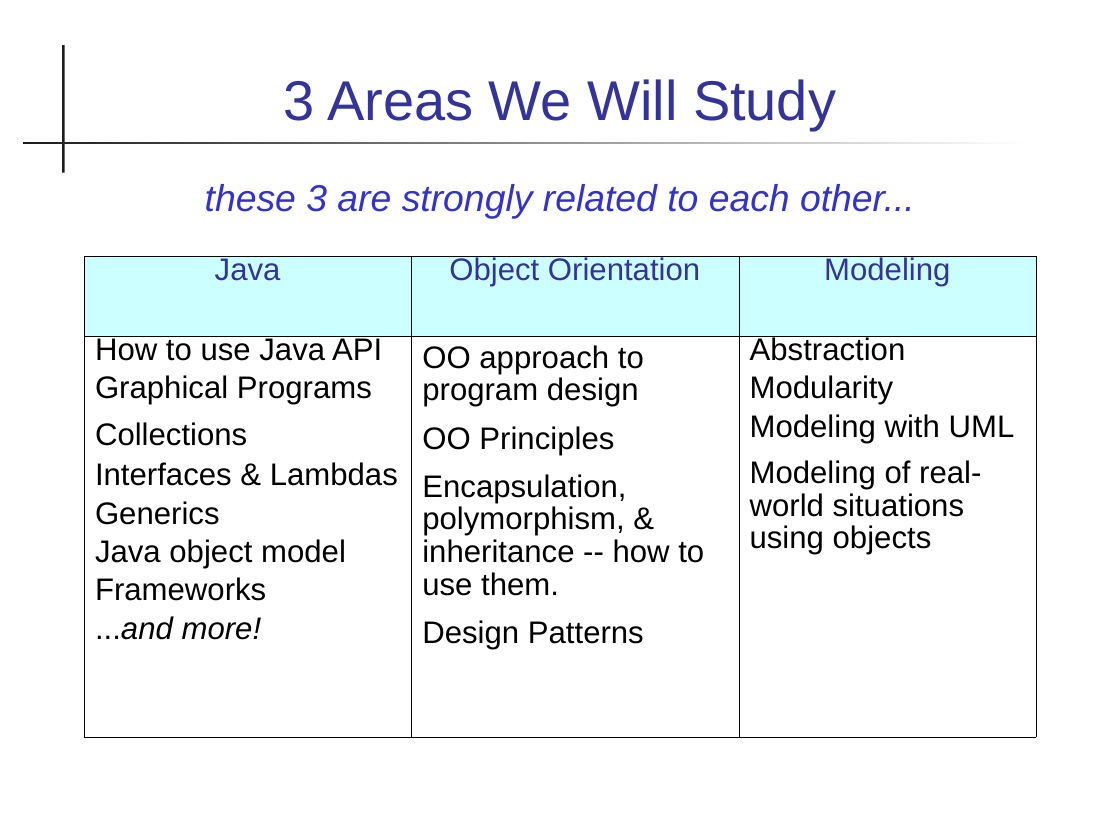
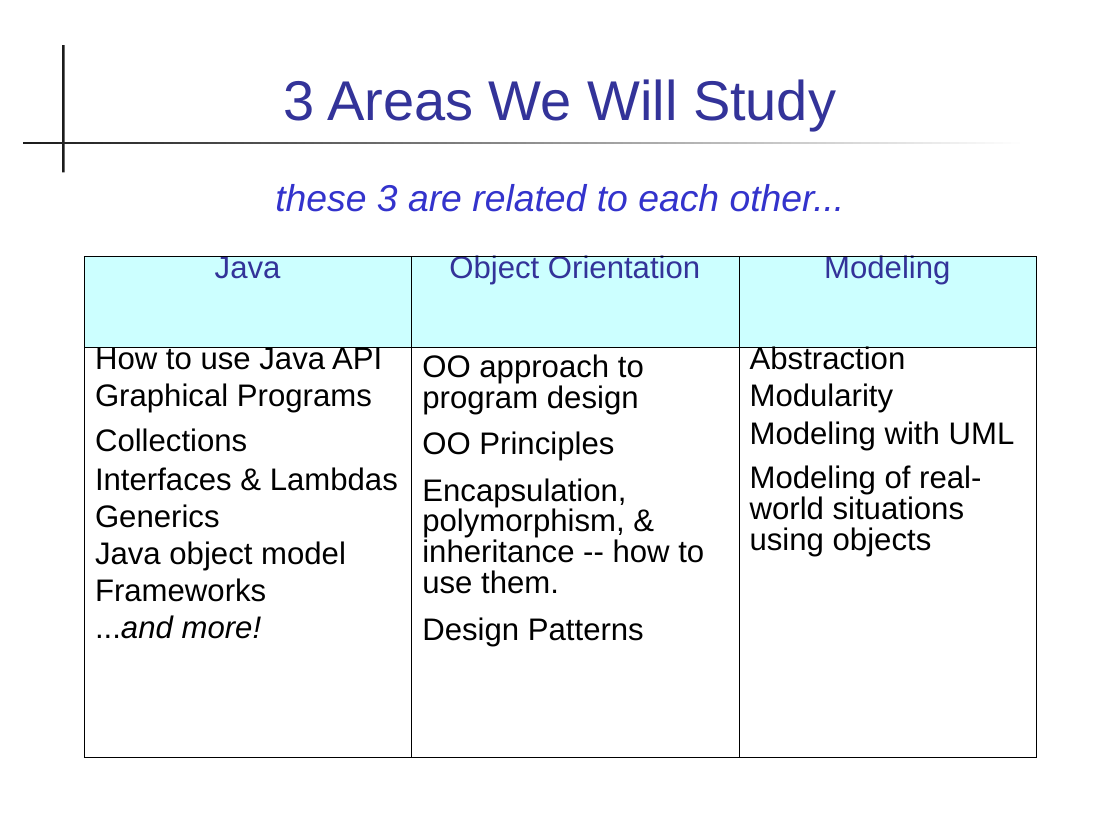
Before and after one commit to skeoop/skeoop.github.io, a slide deck: slide 4 of week1/0a-Introduction-to-Course.ppt. Drawn at 1120x840 pixels with LibreOffice and Linux fonts; fonts in the diff are those of the drawing. Boxes give left, top, right and bottom in pixels: in the first picture for what was removed or moved away, otherwise in the second. Text is boxed around its words. In the diff, an @@ line names an element or a change of style, - is before the commit and + after.

```diff
--- a/week1/0a-Introduction-to-Course.ppt
+++ b/week1/0a-Introduction-to-Course.ppt
@@ text at (x1=275, y1=184, x2=845, y2=212): text changed @@
-these 3 are strongly related to each other...
+these 3 are related to each other...
@@ table at (x1=84, y1=256, x2=1036, y2=758) @@
@@ line spacing 0.66 to 0.62 @@
@@ line spacing 0.94 to 0.89 @@
```
Also in this commit, not shown: 10 other slides changed, 8 other files.
